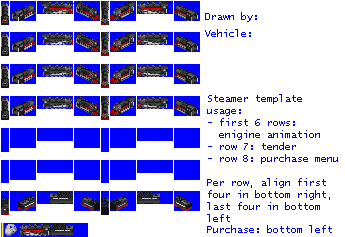
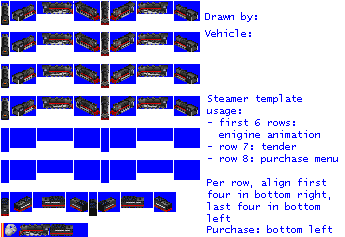
Before/after of a 345x237 layered artwork. What changed in the layer stack:
painted on "original" over (1, 192, 192, 216)
painted on "empty.png" over (1, 191, 200, 216)
